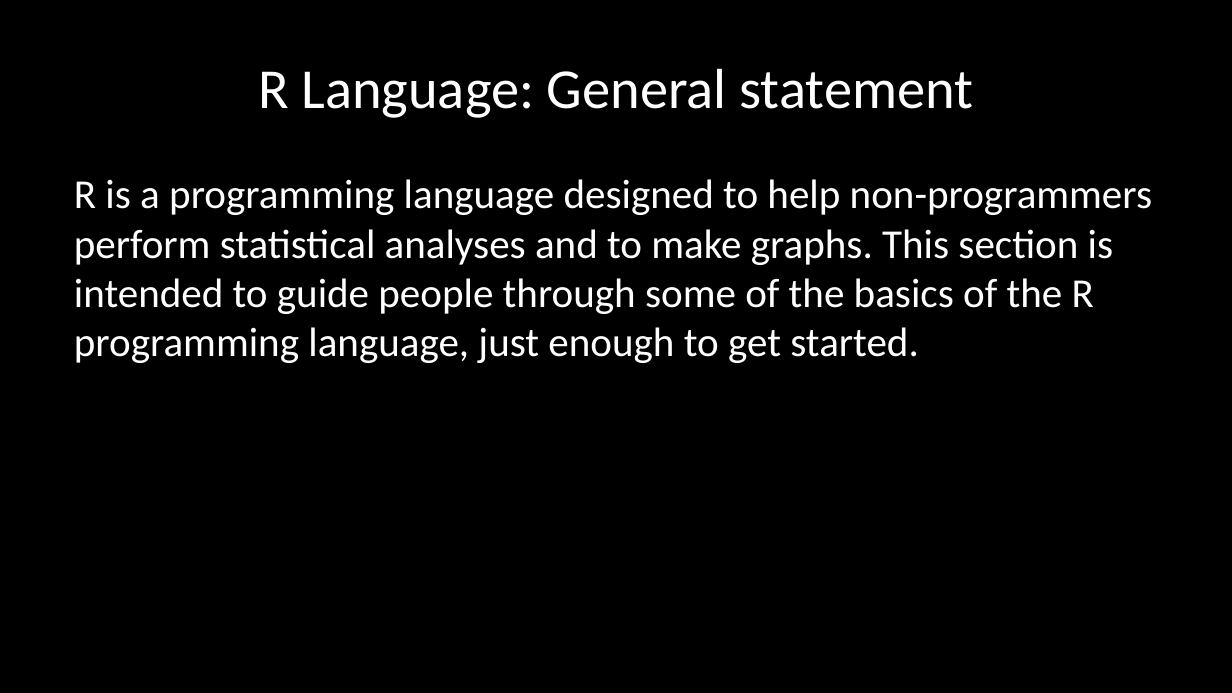
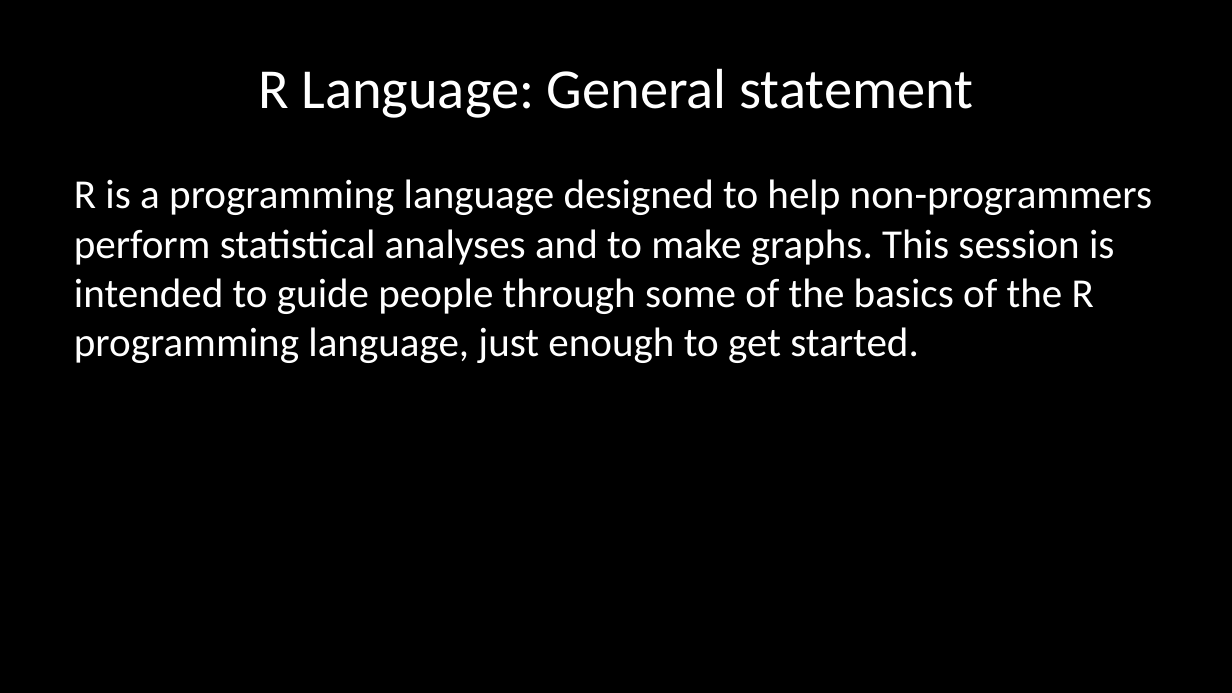
Before and after one commit to josephmhango/research-methods, a slide deck: slide 8 of lectures/Rlang/1- intro and syntax basics/syntax basics.pptx. Drawn at 1232x693 pixels with LibreOffice and Linux fonts; fonts in the diff are those of the drawing; background and template pictures are left out. Boxes give left, top, right and bottom in pixels: in the first picture for what was removed or moved away, otherwise in the second. Text is boxed around its words. In the diff, an @@ line names an element or a change of style, - is before the commit and + after.

Commit message:
changes to slides

```diff
--- a/lectures/Rlang/1- intro and syntax basics/syntax basics.pptx
+++ b/lectures/Rlang/1- intro and syntax basics/syntax basics.pptx
@@ text at (74,179,1152,363): text changed @@
-R is a programming language designed to help non-programmers perform statistical analyses and to make graphs. This section is intended to guide people through some of the basics of the R programming language, just enough to get started.
+R is a programming language designed to help non-programmers perform statistical analyses and to make graphs. This session is intended to guide people through some of the basics of the R programming language, just enough to get started.
```
Also in this commit, not shown: 5 other slides changed, 1 slide added, 1 slide removed, 4 other files.
